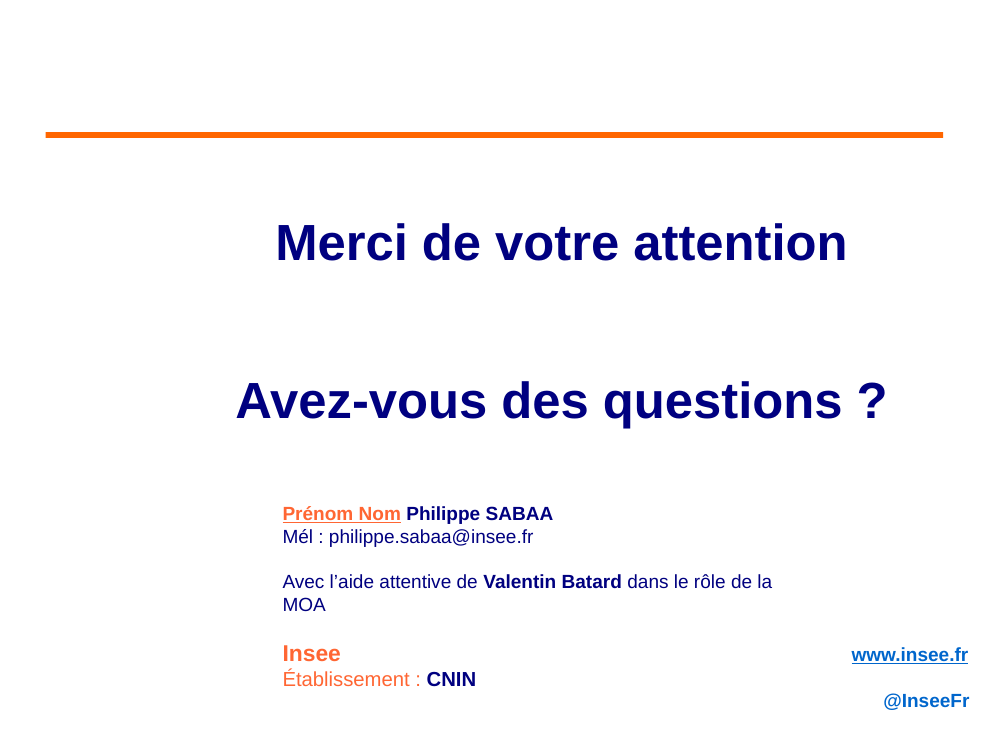
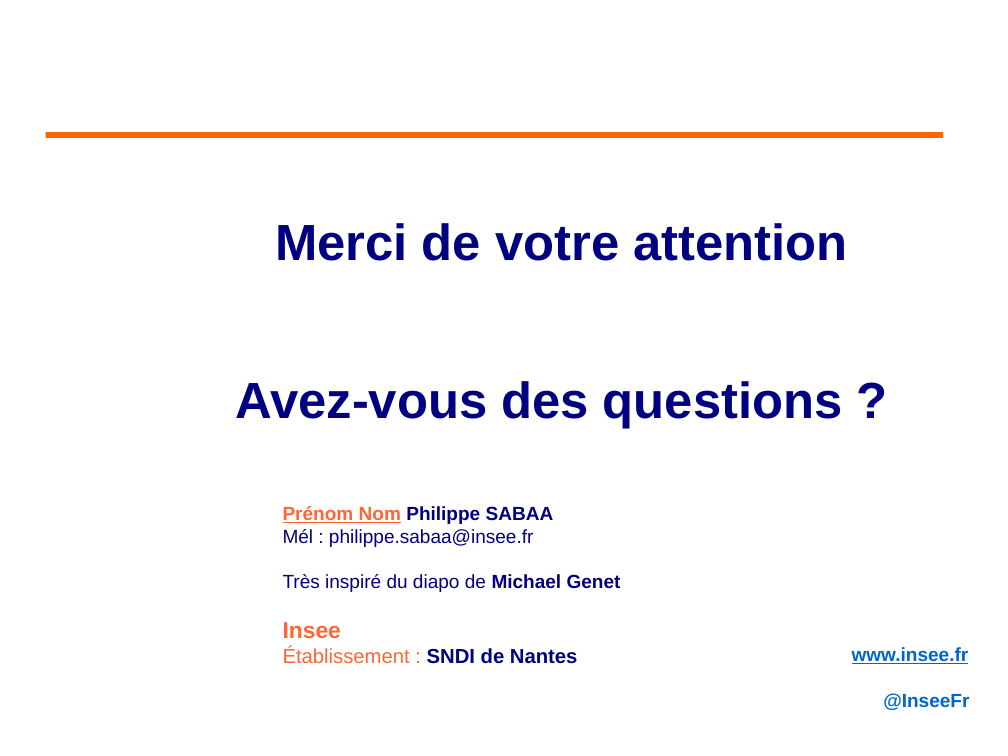
Before and after one commit to philphils/tests-unitaires-et-moins-unitaires, a slide deck: slide 63 of tests-unitaires-cours/nouveauDiapo/diapo_tests_unitaires.odp (slide 58 before the commit). Drawn at 1008x756 pixels with LibreOffice and Linux fonts; fonts in the diff are those of the drawing; background and template pictures are left out. Boxes give left, top, right and bottom in pixels: in the first picture for what was removed or moved away, otherwise in the second. Text is boxed around its words. In the diff, an @@ line names an element or a change of style, - is before the commit and + after.

Commit message:
Diapo partie dbunit

```diff
--- a/tests-unitaires-cours/nouveauDiapo/diapo_tests_unitaires.odp
+++ b/tests-unitaires-cours/nouveauDiapo/diapo_tests_unitaires.odp
@@ text at box(283, 574, 621, 592): text changed @@
-Avec l’aide attentive de Valentin Batard dans le rôle de la MOA
+Très inspiré du diapo de Michael Genet
@@ text at box(283, 647, 578, 664): text changed @@
-Établissement : CNIN
+Établissement : SNDI de Nantes
```
Also in this commit, not shown: 4 other slides changed, 5 slides added.
